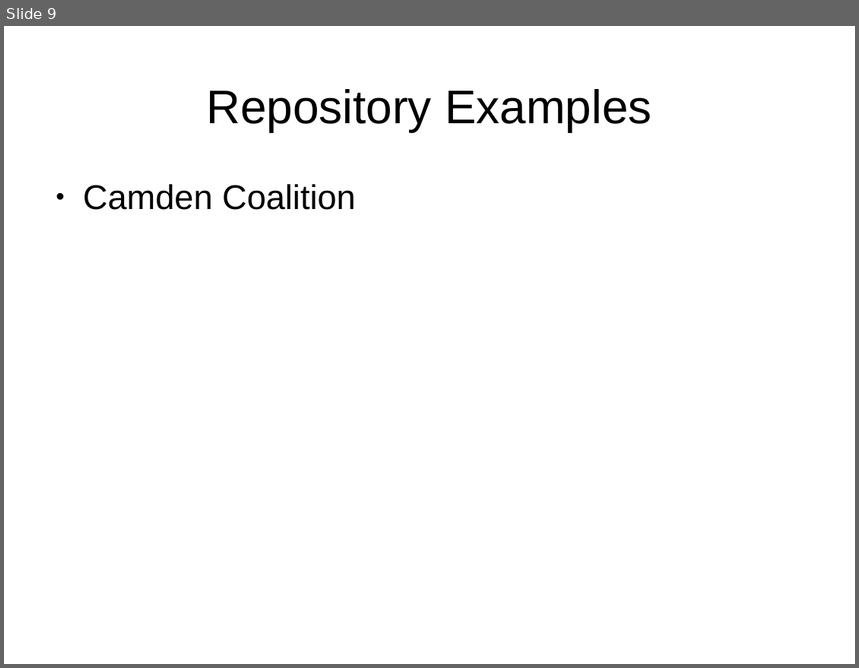
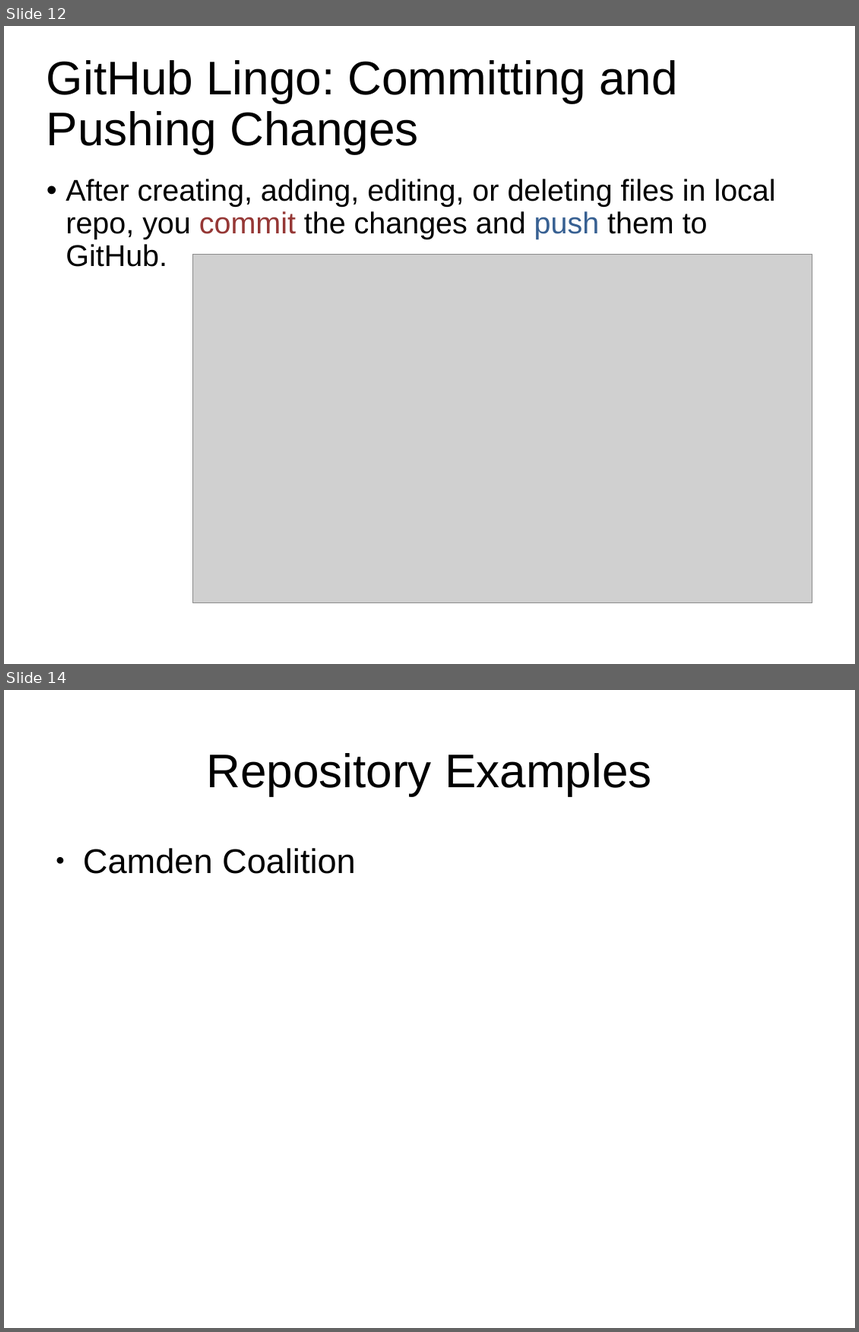
Before and after one commit to jamesclarence/github_presentation, a slide deck: github_demo_11082016.pptx. Shown one above the other, each under a label of ours: slide 9 before the commit, slides 12 and 14 after it; the slides between them are not shown. The pictures are 859x668 and 859x1332 pixels, drawn with LibreOffice and Linux fonts; fonts in the diff are those of the drawing; grey boxes stand for pictures. Boxes give left, top, right and bottom in pixels: in the first picture for what was removed or moved away, otherwise in the second. Text is boxed around its words. In the diff, an @@ line names an element or a change of style, - is before the commit and + after.

Commit message:
add screenshots and updates to presentation

```diff
--- a/github_demo_11082016.pptx
+++ b/github_demo_11082016.pptx
@@ slide 12 added at (x1=4, y1=26, x2=855, y2=664), background #FFFFFF @@
@@ title added at (x1=47, y1=60, x2=678, y2=154), 44 pt, text #000000 @@
+GitHub Lingo: Committing and Pushing Changes
@@ text added at (x1=66, y1=179, x2=776, y2=267), 28 pt, text #000000 @@
+• After creating, adding, editing, or deleting files in local repo, you commit the changes and push them to GitHub.
@@ picture added at (x1=192, y1=255, x2=813, y2=604) @@
@@ what was slide 9 is now slide 14 @@
```
Also in this commit, not shown: 5 slides changed, 4 other slides added, 3 other files.
